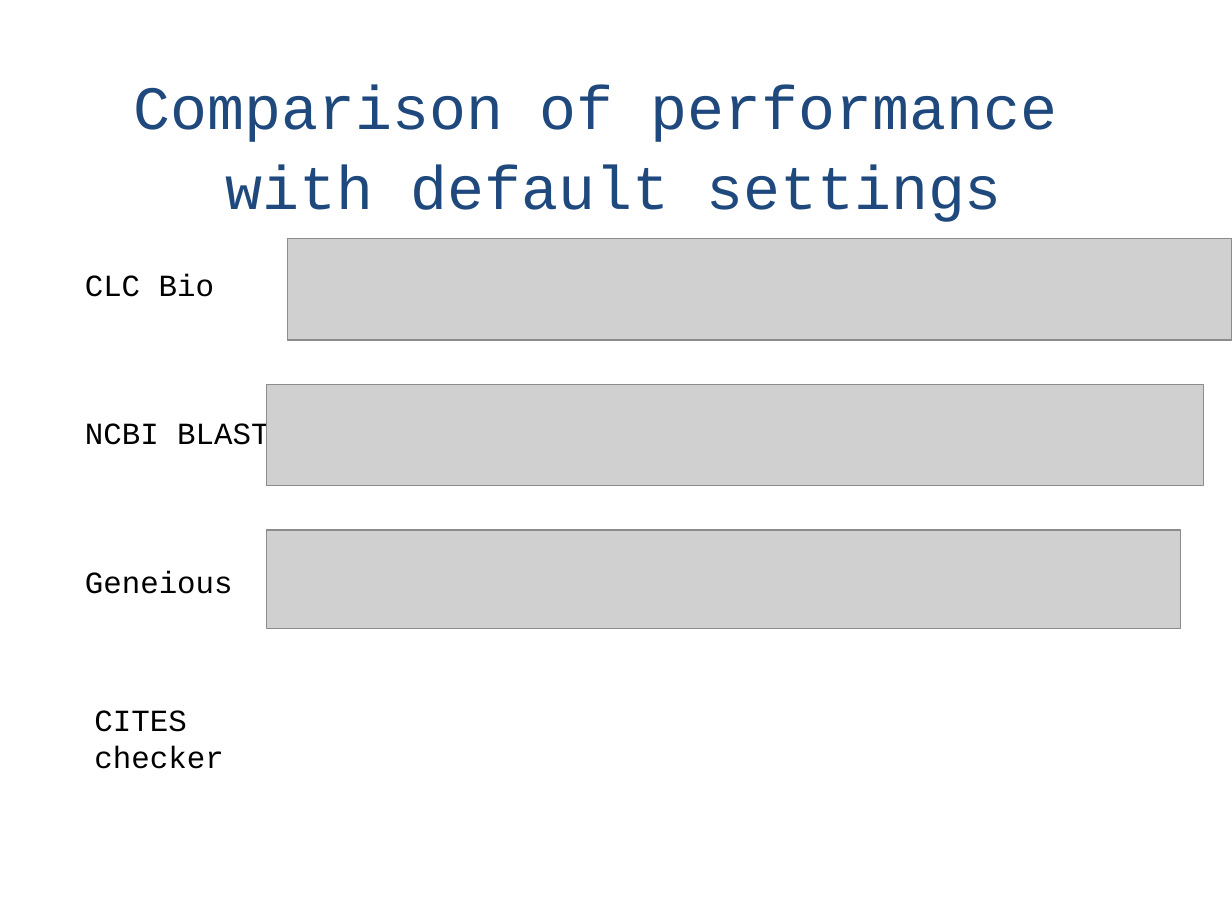
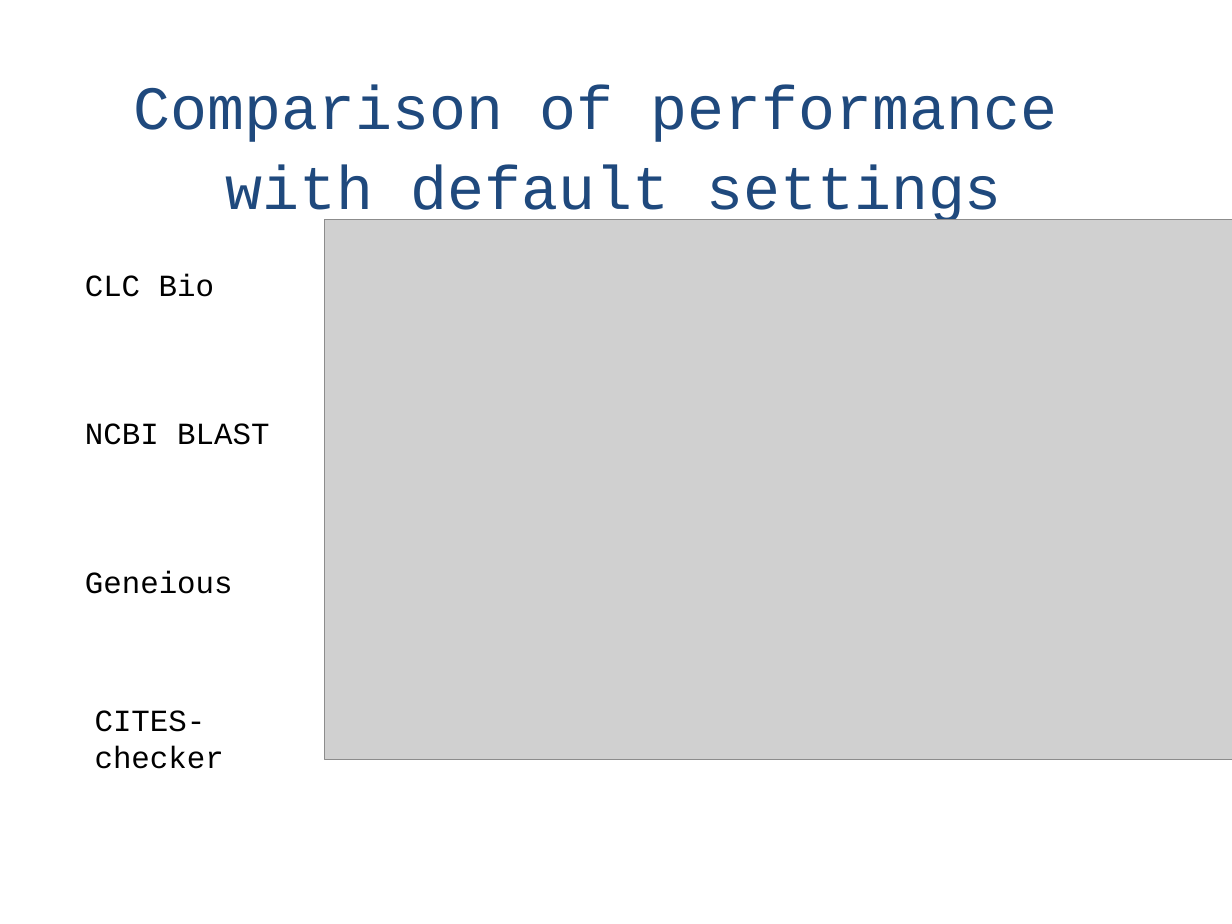
Before and after one commit to naturalis/HTS-barcode-checker, a slide deck: slide 19 of doc/presentationV4.pptx (slide 17 before the commit). Drawn at 1232x924 pixels with LibreOffice and Linux fonts; fonts in the diff are those of the drawing; grey boxes stand for pictures. Boxes give left, top, right and bottom in pixels: in the first picture for what was removed or moved away, otherwise in the second. Text is boxed around its words. In the diff, an @@ line names an element or a change of style, - is before the commit and + after.

```diff
--- a/doc/presentationV4.pptx
+++ b/doc/presentationV4.pptx
@@ picture removed at [287,239,1232,340] @@
@@ picture added at [325,219,1232,760] @@
@@ picture removed at [267,384,1204,485] @@
@@ picture removed at [267,530,1181,628] @@
@@ text at [95,710,224,769]: text changed @@
-CITES checker
+CITES-checker
```
Also in this commit, not shown: 17 other slides changed, 5 slides added, 2 other files.
